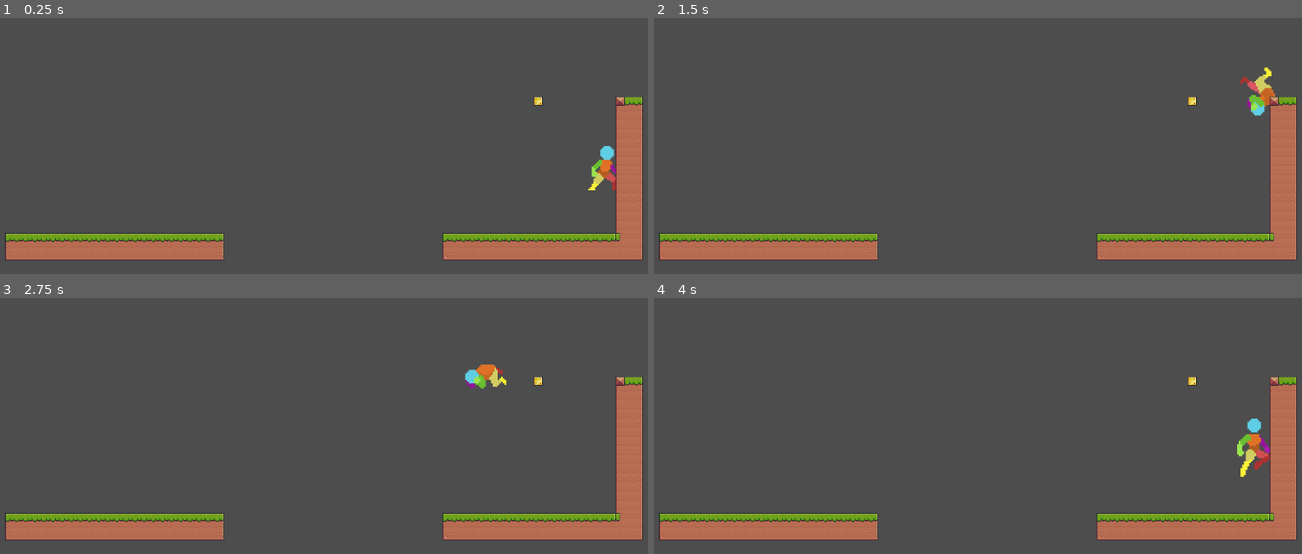
Above: before the commit, frames 1-4 (two rows, left to right).
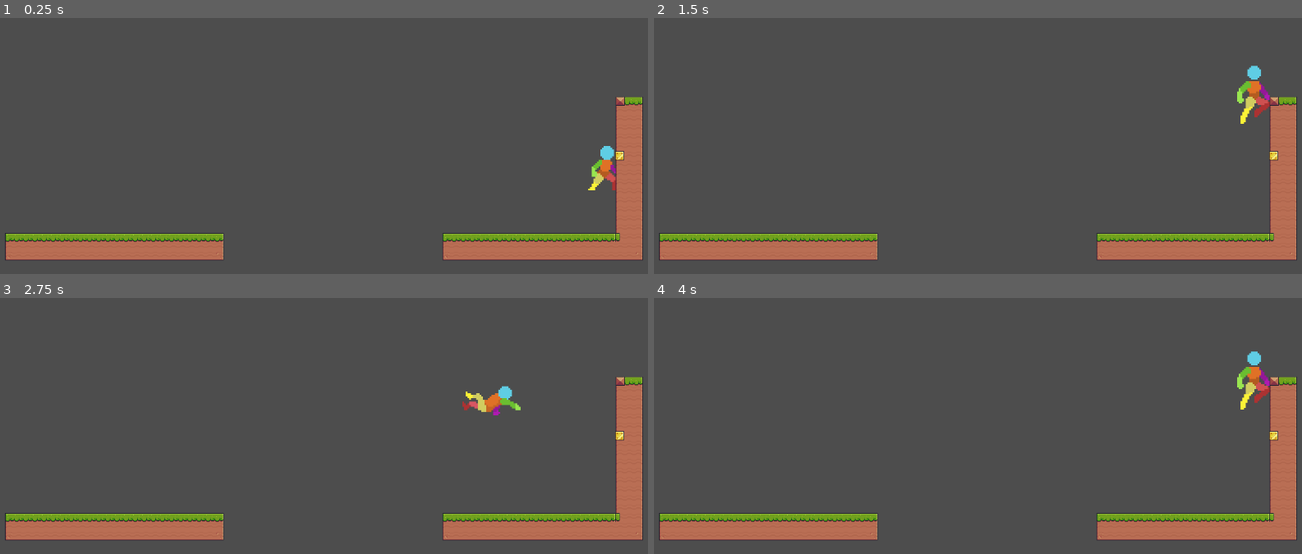
Above: after the commit, the same moments.

Repository: eliesser/character-mechanics
Game: Godot game, scene res://levels/testLevel.tscn
Two runs of this game, one before a commit and one after it. Both use one fixed random seed, a clock stepped at 60 frames per second and the inputs below.
Inputs:
- Up to frame 1 (0.25 s): no input
- Up to frame 2 (1.5 s): hold Space (jump) 0.53-1.28 s; hold Right (ui_right) from 0.53 s (still down); tap Space (jump) at 1.35 s
- Up to frame 3 (2.75 s): tap Space (jump) at 1.52, 1.82 s; release Right (ui_right) at 2.03 s; hold Left (ui_left) from 2.03 s (still down); hold Space (jump) from 2.03 s (still down)
- Up to frame 4 (4 s): release Left (ui_left) at 2.78 s; release Space (jump) at 2.78 s; hold Right (ui_right) from 2.78 s (still down); tap Space (jump) at 2.85, 3.02, 3.32 s; hold Space (jump) from 3.53 s (still down)

The runs differ from the first frame. In frame 1, 0.1% of the frame differs, in the area x 82-97%, y 30-56%; in frame 2, 0.9%; in frame 3, 1.0%; in frame 4, 1.3%, in the area x 82-97%, y 20-70%.

Commit message:
fix double jump

Diff:
--- a/characters/player/player.tscn
+++ b/characters/player/player.tscn
@@ -1196,10 +1196,8 @@
 
 [node name="animations" type="AnimatedSprite2D" parent="."]
 sprite_frames = SubResource("SpriteFrames_toh0h")
-animation = &"climbLedge"
+animation = &"wallLand"
 autoplay = "idle"
-frame = 4
-frame_progress = 1.0
 
 [node name="bodyCollision" type="CollisionShape2D" parent="."]
 shape = SubResource("RectangleShape2D_887x0")
--- a/characters/player/state/machineState.gd
+++ b/characters/player/state/machineState.gd
@@ -113,11 +113,11 @@
 		State.jumpUp:
 			player.velocity.x = Input.get_axis("ui_left", "ui_right") * SPEED_RUN
 			player.playAnimation(ANIMATIONS[State.jumpUp])
-			canDobleJump = true
 
 			if player.is_on_floor() and player.velocity.y == 0:
 				player.velocity.y = JUMP_VELOCITY
 			elif player.velocity.y > 0:
+				canDobleJump = true
 				currentState = State.jumpTop
 
 		State.jumpTop:
@@ -132,11 +132,14 @@
 			player.playAnimation(ANIMATIONS[State.jumpDown])
 
 			if player.is_on_floor() and player.velocity.y == 0:
-				currentState = State.land
+				if player.velocity.x == 0:
+					currentState = State.land
+				else:
+					currentState = State.run
 			elif not player.is_on_floor() and Input.is_action_pressed("jump") and canDobleJump:
 				currentState = State.airSpin
 			elif rayCastStuckOnWall.is_colliding():
-				currentState = State.wallSlide
+				#currentState = State.wallSlide
 				if rayCastStuckOnWall.get_collider().is_in_group("groupWallLand"):
 					currentState = State.wallLand
 				elif rayCastStuckOnWall.get_collider().is_in_group("groupClimbLedge"):
@@ -151,7 +154,10 @@
 				canDobleJump = false
 
 			if player.is_on_floor() and player.velocity.y == 0:
-				currentState = State.land
+				if player.velocity.x == 0:
+					currentState = State.land
+				else:
+					currentState = State.run
 			elif rayCastStuckOnWall.is_colliding():
 				if rayCastStuckOnWall.get_collider().is_in_group("groupWallLand"):
 					currentState = State.wallLand
@@ -172,6 +178,7 @@
 				gravity = GRAVITY
 				timerRayCastStuckOnWall.start()
 				canDobleJump = false
+				player.velocity.y = JUMP_VELOCITY
 				currentState = State.jumpUp
 
 			elif Input.is_action_pressed("ui_down"):
@@ -180,10 +187,10 @@
 				timerRayCastStuckOnWall.start()
 				currentState = State.jumpDown
 
-			elif Input.is_action_pressed("ui_up"):
-				rayCastStuckOnWall.RAY_CAST_DIMENSION = 0
-				timerRayCastStuckOnWall.start()
-				currentState = State.climbLedge
+			#elif Input.is_action_pressed("ui_up"):
+				#rayCastStuckOnWall.RAY_CAST_DIMENSION = 0
+				#timerRayCastStuckOnWall.start()
+				#currentState = State.climbLedge
 
 		State.climbLedge:
 			player.playAnimation(ANIMATIONS[State.climbLedge])
--- a/levels/testLevel.tscn
+++ b/levels/testLevel.tscn
@@ -759,9 +759,10 @@
 layer_0/tile_data = PackedInt32Array(2359297, 393216, 0, 2424833, 393216, 1, 2490369, 393216, 2, 2359298, 458752, 0, 24 …(3577 unchanged characters)…
 
 [node name="wallLand" type="TileMap" parent="." groups=["groupWallLand"]]
+position = Vector2(-1, 0)
 tile_set = SubResource("TileSet_5cwro")
 format = 2
-layer_0/tile_data = PackedInt32Array(1376315, 1114112, 9)
+layer_0/tile_data = PackedInt32Array(1769540, 1114112, 9)
 
 [node name="climbLedge" type="TileMap" parent="." groups=["groupClimbLedge"]]
 tile_set = SubResource("TileSet_caumw")
